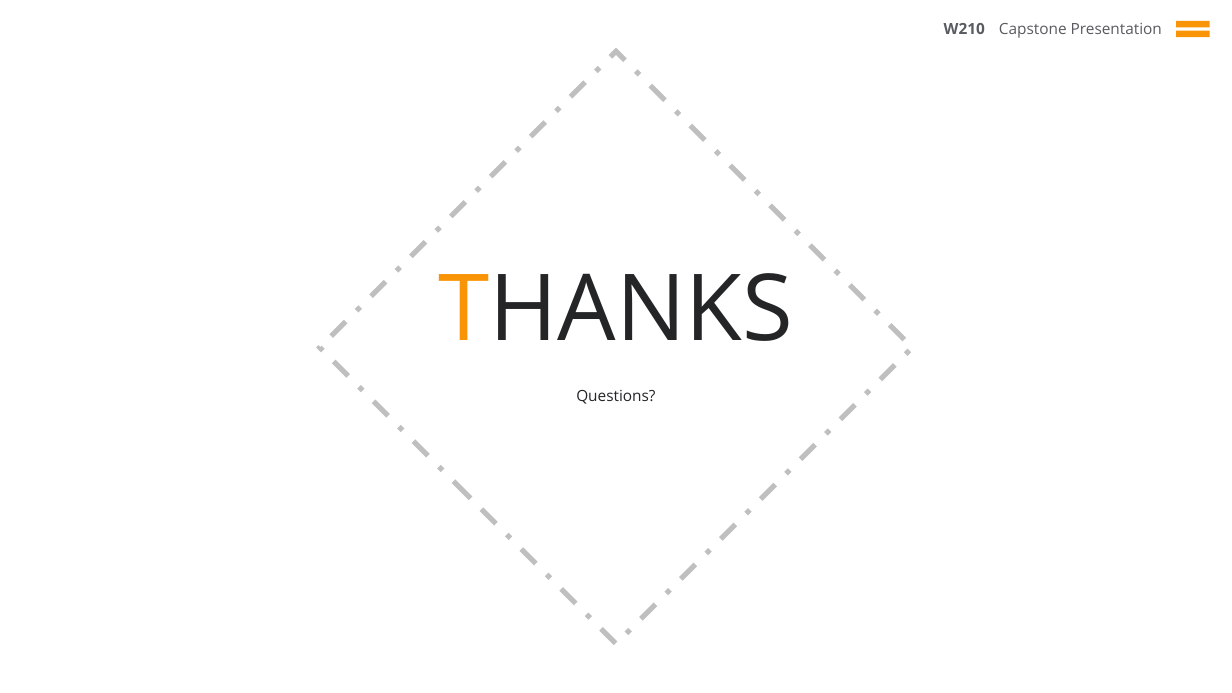
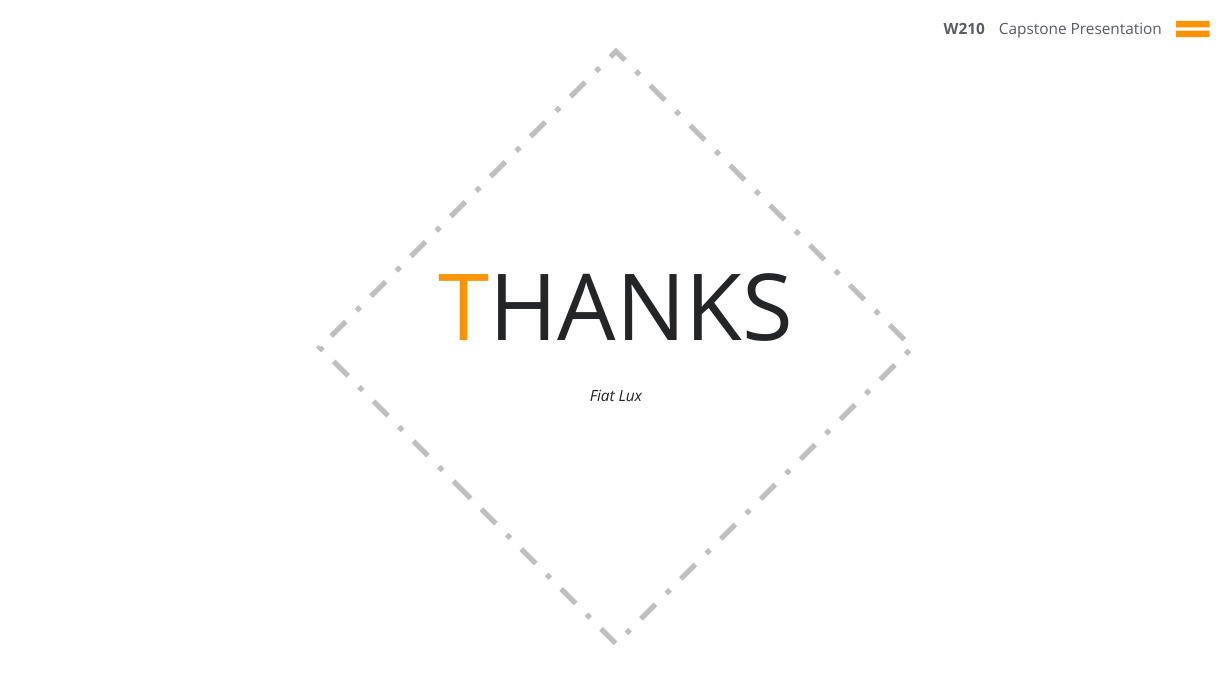
Before and after one commit to cbenge509/BERTVision, a slide deck: slide 14 of presentation/capstone/final presentation/capstone__jiang_benge_fogarty_king__final_presentation.pptx. Drawn at 1232x693 pixels with LibreOffice and Linux fonts; fonts in the diff are those of the drawing; background and template pictures are left out. Boxes give left, top, right and bottom in pixels: in the first picture for what was removed or moved away, otherwise in the second. Text is boxed around its words. In the diff, an @@ line names an element or a change of style, - is before the commit and + after.

```diff
--- a/presentation/capstone/final presentation/capstone__jiang_benge_fogarty_king__final_presentation.pptx
+++ b/presentation/capstone/final presentation/capstone__jiang_benge_fogarty_king__final_presentation.pptx
@@ text at bbox=[590, 389, 643, 401]: text changed; italic on @@
-Questions?
+Fiat Lux
```
Also in this commit, not shown: 1 other slide changed, 1 slide added, 1 slide removed.
